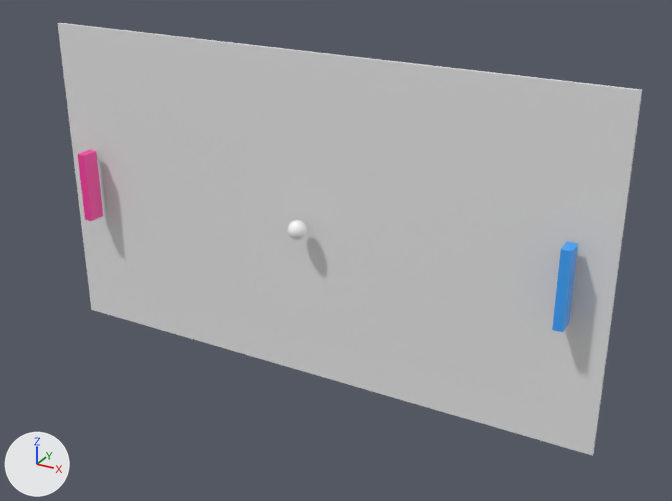
The Blender file pong/blender_mesh/Game.blend as it was, and as the next commit left it.
The view is the same before and after, from a 50 mm camera at (23.2, -39.0, 18.3) aimed at (2.0, -0.4, -1.0). The axes (+X, +Y, +Z) are drawn at lower left. The lights are the same throughout.

Script lines for the objects in view, before the commit:
```python
me_ground = bpy.data.meshes.new('Ground')
me_ground.from_pydata(...)  # a box spanning x -1.0..1.0, y -1.0..1.0, z -1.0..1.0
me_lracket_001 = bpy.data.meshes.new('LRacket.001')
me_lracket_001.from_pydata(...)  # a box spanning x -1.0..1.0, y -1.0..1.0, z -1.0..1.0
me_lracket_001.materials.append(mat_material_005)  # blue #41a7ff
me_rracket_001 = bpy.data.meshes.new('RRacket.001')
me_rracket_001.from_pydata(...)  # a box spanning x -1.0..1.0, y -1.0..1.0, z -1.0..1.0
me_rracket_001.materials.append(mat_material_004)  # pink #ff41a7
ob_ground = bpy.data.objects.new('Ground', me_ground)
ob_ground.location = (0.0, 0.0, 0.0)
ob_ground.scale = (16.0, 0.1, 9.0)
ob_lracket = bpy.data.objects.new('LRacket', me_lracket_001)
ob_lracket.location = (14.0, -1.0, 0.0)
ob_lracket.scale = (0.25, 0.5, 2.0)
ob_rracket = bpy.data.objects.new('RRacket', me_rracket_001)
ob_rracket.location = (-14.0, -1.0, 0.0)
ob_rracket.scale = (0.25, 0.5, 2.0)
```
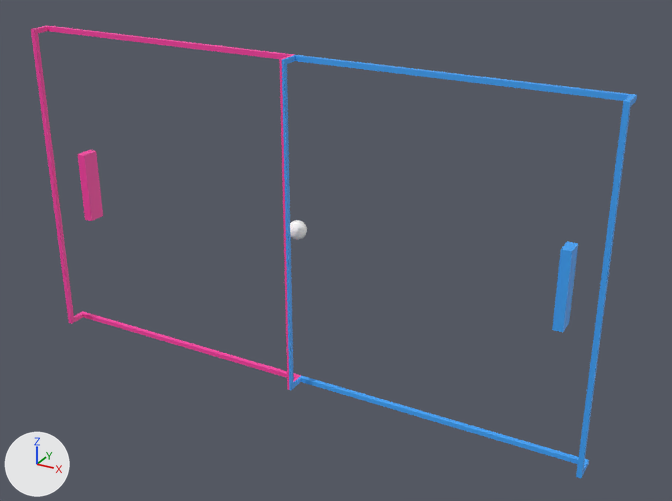
The newer file is also turned or shifted as a whole; pictures and numbers use the older file's frame.

The change in detail:
me_rracket_001 has 8 vertices, 6 faces and spans x -1.0..1.0, y -1.0..1.0, z -1.0..1.0.
me_rracket_001 no longer uses material mat_material_004 (pink #ff41a7).
me_rracket_001 now uses material mat_material_005 (blue #41a7ff).
me_lracket_001 has 8 vertices, 6 faces and spans x -1.0..1.0, y -1.0..1.0, z -1.0..1.0.
me_lracket_001 no longer uses material mat_material_005 (blue #41a7ff).
me_lracket_001 now uses material mat_material_004 (pink #ff41a7).
Mesh me_lground is new.
It has 64 vertices, 64 faces and spans x 0.0..16.0, y -9.0..9.0, z -1.1..0.1.
It uses material mat_material_004 (pink #ff41a7).
Mesh me_rground is new.
It has 64 vertices, 64 faces and spans x 0.0..16.0, y -9.0..9.0, z -1.1..0.1.
It uses material mat_material_005 (blue #41a7ff).
Object 'Ground' (ob_ground) is deleted.
Object 'LGround' (ob_lground) is new; it shows me_lground.
Its location is (0.0, -1.0, 0.0).
Its rotation in degrees is (-90, -180, 0).
Object 'RGround' (ob_rground) is new; it shows me_rground.
Its location is (0.0, -1.0, 0.0).
Its rotation in degrees is (-90, 0, 0).

Boxes (x1, y1, x2, y2) around the edits, measured in the pictures (672 x 501 px):
'Ground', deleted
    before: (58, 23, 642, 456)
'RGround', added (blue)
    after: (282, 55, 637, 478)
'LGround', added (pink)
    after: (31, 25, 301, 390)
'LRacket', recoloured
    both: (77, 150, 578, 332)
'RRacket', recoloured
    both: (77, 150, 578, 332)
